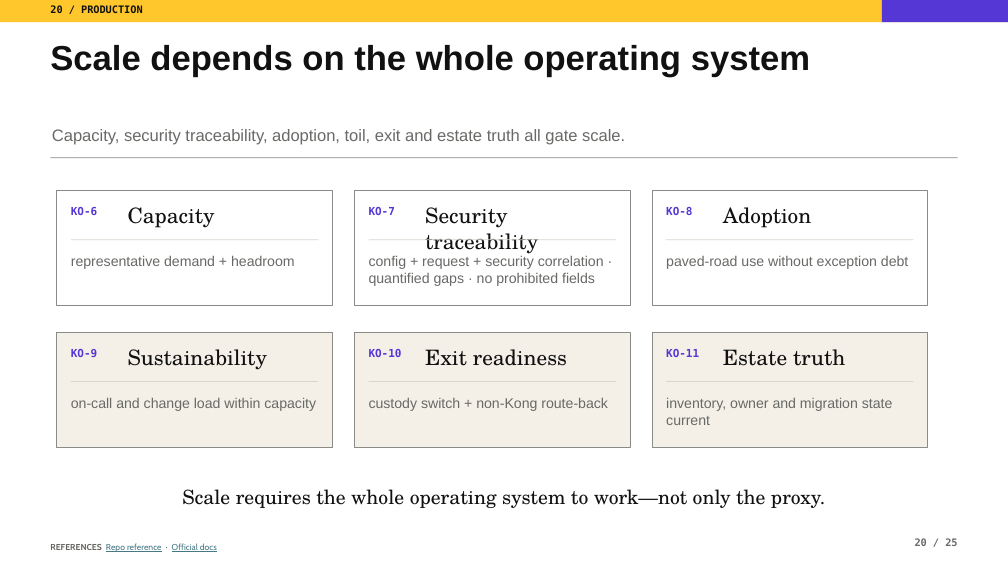
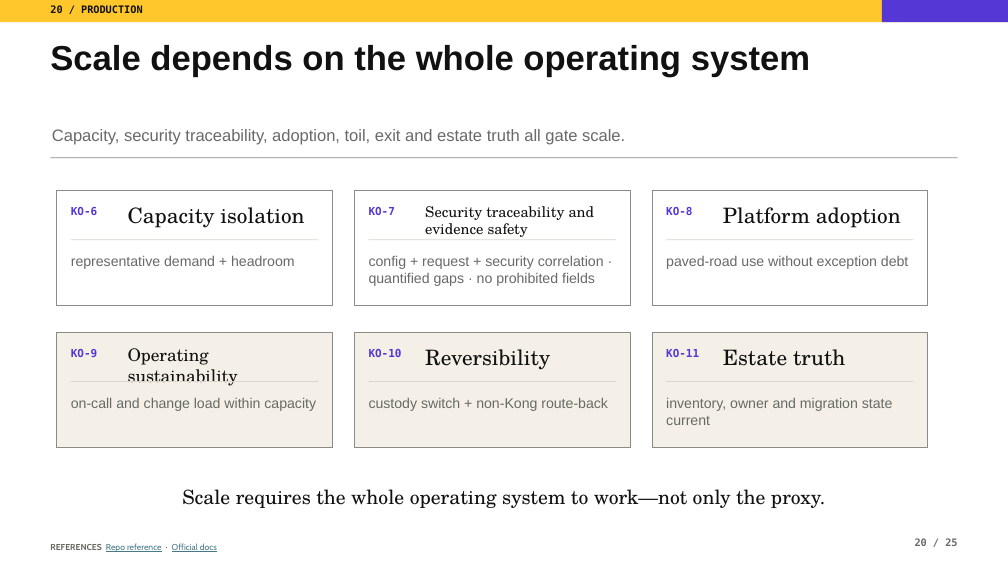
Before and after one commit to tomqwu/apim, a slide deck: slide 20 of presentations/kong-platform-journey-guided.pptx. Drawn at 1008x567 pixels with LibreOffice and Linux fonts; fonts in the diff are those of the drawing. Boxes give left, top, right and bottom in pixels: in the first picture for what was removed or moved away, otherwise in the second. Text is boxed around its words. In the diff, an @@ line names an element or a change of style, - is before the commit and + after.

```diff
--- a/presentations/kong-platform-journey-guided.pptx
+++ b/presentations/kong-platform-journey-guided.pptx
@@ text at (128, 207, 304, 228): text changed @@
-Capacity
+Capacity isolation
@@ text at (425, 206, 595, 237): text changed; size 20.2 to 14 pt @@
-Security traceability
+Security traceability and evidence safety
@@ text at (723, 207, 901, 228): text changed @@
-Adoption
+Platform adoption
@@ text at (128, 348, 238, 386): text changed; size 20.2 to 16.5 pt @@
-Sustainability
+Operating sustainability
@@ text at (425, 349, 550, 370): text changed @@
-Exit readiness
+Reversibility
```
Also in this commit, not shown: 8 other slides changed, 12 other files.
